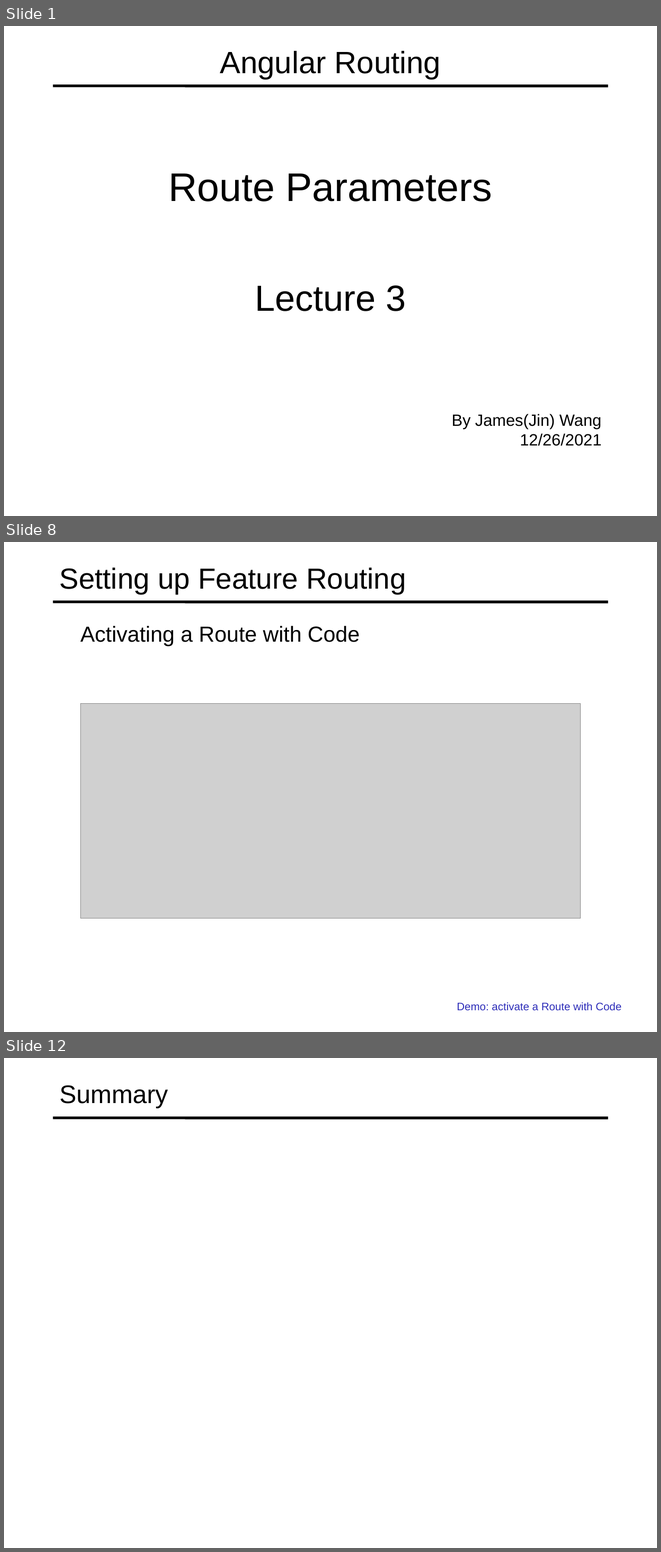
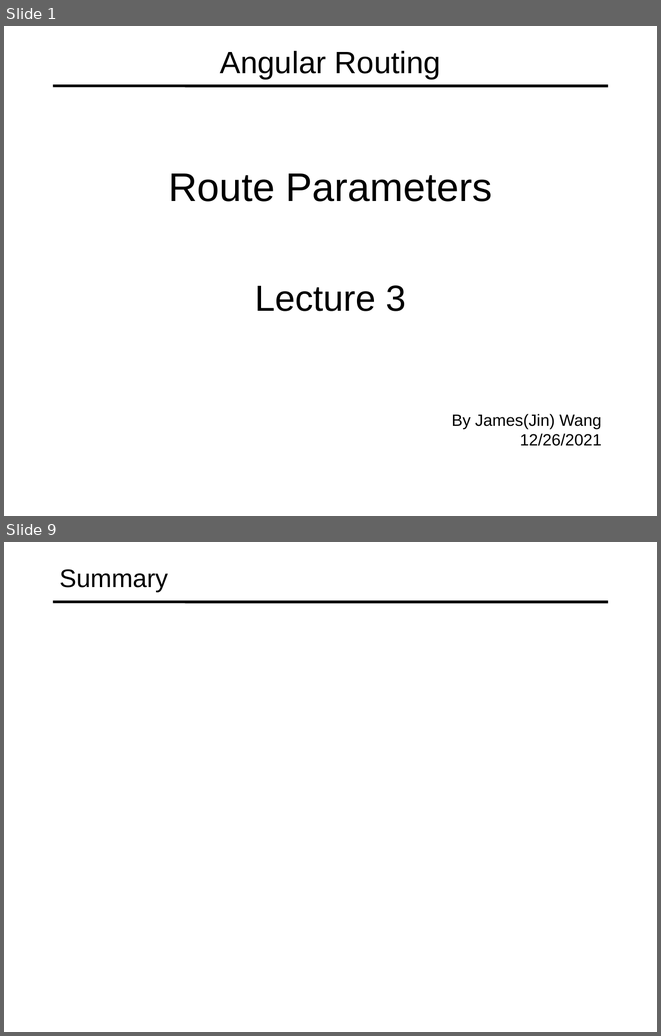
Before and after one commit to specter01wj/Jago_Link_Training, a slide deck: Angular/Angular12/Deep Dive/Angular Routing/3_Route Parameters/L3_Route Parameters.ppt. Shown one above the other, each under a label of ours: slides 1, 8 and 12 before the commit, slides 1 and 9 after it; the slides between them are not shown. The pictures are 661x1552 and 661x1036 pixels, drawn with LibreOffice and Linux fonts; fonts in the diff are those of the drawing; grey boxes stand for pictures. Boxes give left, top, right and bottom in pixels: in the first picture for what was removed or moved away, otherwise in the second. Text is boxed around its words. In the diff, an @@ line names an element or a change of style, - is before the commit and + after.

Commit message:
01/12/2022 v1

```diff
--- a/Angular/Angular12/Deep Dive/Angular Routing/3_Route Parameters/L3_Route Parameters.ppt
+++ b/Angular/Angular12/Deep Dive/Angular Routing/3_Route Parameters/L3_Route Parameters.ppt
@@ slide 8 removed at (x1=4, y1=542, x2=657, y2=1032), background #FFFFFF; not listed: 1 template element that a slide beside it also shows @@
@@ title removed at (x1=60, y1=567, x2=406, y2=594) @@
-Setting up Feature Routing
@@ text removed at (x1=80, y1=626, x2=360, y2=646) @@
-  Activating a Route with Code
@@ picture removed at (x1=80, y1=703, x2=581, y2=918) @@
@@ text removed at (x1=457, y1=1002, x2=621, y2=1010) @@
-  Demo: activate a Route with Code
@@ what was slide 12 is now slide 9 @@
```
Also in this commit, not shown: 7 slides added, 9 other slides removed.
